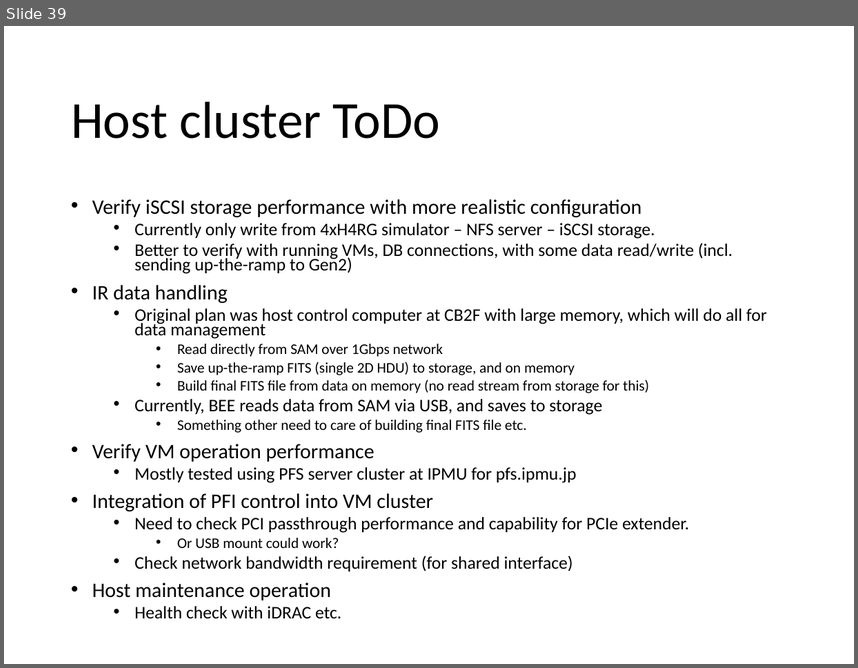
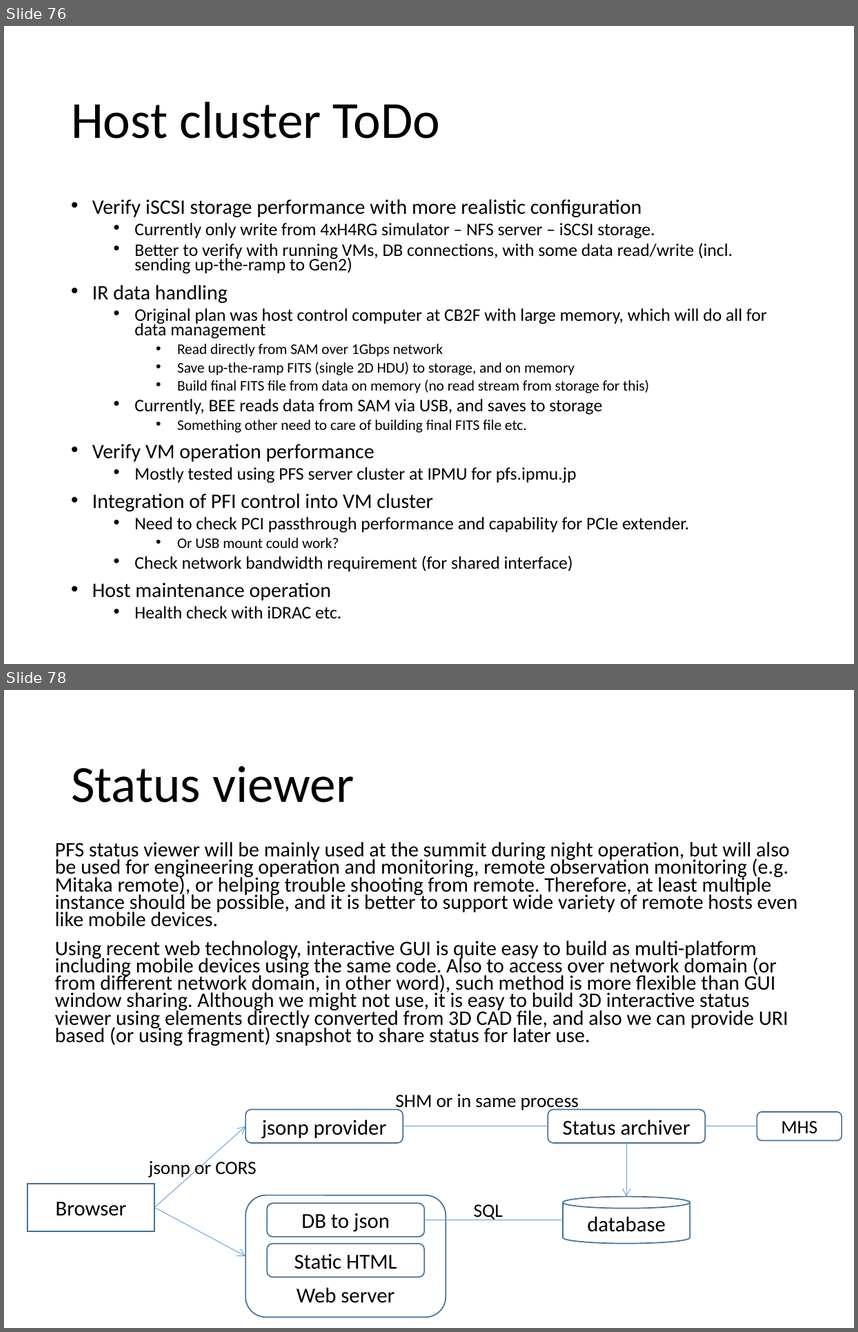
Before and after one commit to Subaru-PFS/ics_doc, a slide deck: SSN-00029.pptx. Shown one above the other, each under a label of ours: slide 39 before the commit, slides 76 and 78 after it; the slides between them are not shown. The pictures are 858x668 and 858x1332 pixels, drawn with LibreOffice and Linux fonts; fonts in the diff are those of the drawing. Boxes give left, top, right and bottom in pixels: in the first picture for what was removed or moved away, otherwise in the second. Text is boxed around its words. In the diff, an @@ line names an element or a change of style, - is before the commit and + after.

Commit message:
1st draft for network part and link over fiber @telescope part

```diff
--- a/SSN-00029.pptx
+++ b/SSN-00029.pptx
@@ slide 78 added at box(4, 690, 854, 1328), background #FFFFFF @@
@@ title added at box(71, 766, 354, 802), 44 pt, text #000000 @@
+Status viewer
@@ text added at box(55, 842, 798, 1045), 17.5 pt, text #000000 @@
+PFS status viewer will be mainly used at the summit during night operation, but will also be used for engineering operation and monitoring, remote observation monitoring (e.g. Mitaka remote), or helping trouble shooting from remote. Therefore, at least multiple instance should be possible, and it is better to support wide variety of remote hosts even like mobile devices.
+Using recent web technology, interactive GUI is quite easy to build as multi-platform including mobile devices using the same code. Also to access over network domain (or from different network domain, in other word), such method is more flexible than GUI window sharing. Although we might not use, it is easy to build 3D interactive status viewer using elements directly converted from 3D CAD file, and also we can provide URI based (or using fragment) snapshot to share status for later use.
@@ text added at box(395, 1094, 579, 1112), 16 pt, text #000000 @@
+SHM or in same process
@@ rounded rectangle added at box(245, 1109, 403, 1142), outline #43739E 1 pt, 18 pt, text #000000 @@
+jsonp provider
@@ rounded rectangle added at box(548, 1109, 705, 1142), outline #43739E 1 pt, 18 pt, text #000000 @@
+Status archiver
@@ rounded rectangle added at box(757, 1112, 842, 1141), outline #43739E 1 pt, 16 pt, text #000000 @@
+MHS
@@ arrow added from (154, 1207) to (245, 1126), #5B9BD5 0.5 pt @@
@@ line added from (548, 1126) to (403, 1126), #5B9BD5 0.5 pt @@
@@ arrow added from (626, 1143) to (626, 1196), #5B9BD5 0.5 pt @@
@@ line added from (757, 1126) to (705, 1126), #5B9BD5 0.5 pt @@
@@ text added at box(149, 1159, 256, 1179), 16 pt, text #000000 @@
+jsonp or CORS
@@ rectangle added at box(27, 1183, 155, 1231), outline #43739E 1 pt, 18 pt, text #000000 @@
+Browser
@@ arrow added from (154, 1207) to (245, 1256), #5B9BD5 0.5 pt @@
@@ rounded rectangle added at box(245, 1195, 445, 1317), outline #43739E 1 pt, 18 pt, text #000000 @@
+Web server
@@ rounded rectangle added at box(267, 1203, 424, 1236), outline #43739E 1 pt, 18 pt, text #000000 @@
+DB to json
@@ text added at box(474, 1204, 503, 1220), 16 pt, text #000000 @@
+SQL
@@ cylinder added at box(562, 1196, 690, 1243), outline #43739E 1 pt, 18 pt, text #000000 @@
+database
@@ line added from (562, 1220) to (424, 1220), #5B9BD5 0.5 pt @@
@@ rounded rectangle added at box(267, 1243, 424, 1276), outline #43739E 1 pt, 18 pt, text #000000 @@
+Static HTML
@@ what was slide 39 is now slide 76 @@
```
Also in this commit, not shown: 17 slides changed, 58 other slides added, 4 slides removed.
